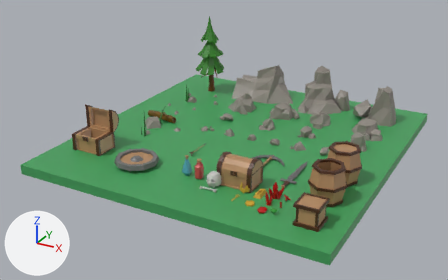
An edit to the COLLADA model SimpleScene/SimpleScene/art.scnassets/stones_and_treasure.dae, drawn before and after from the same camera.
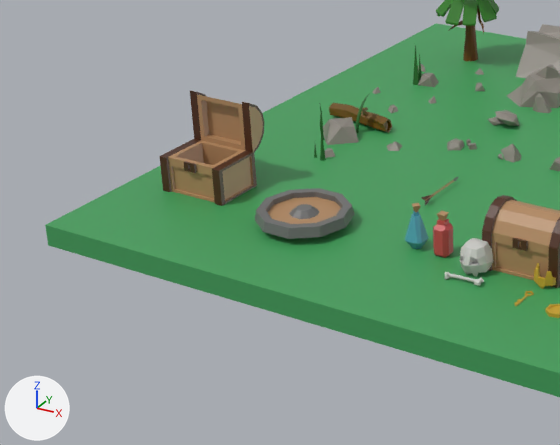
Each version is shown whole from a 50 mm lens placed at (1.67, -3.49, 1.82), pointed at (-0.33, 0.15, 0.0), then close up on the part from 0% to 56% of the width and 23% to 94% of the height. Every picture has the same lights, and +X, +Y and +Z are marked at lower left. Where no turn or scale is listed for an object, it has been applied to the vertices.

Before the edit, the objects in view are built like this:
```python
me_elixir_of0 = bpy.data.meshes.new('Elixir_Of0')
me_elixir_of0.from_pydata(...)  # 40 vertices, 76 faces; spans x -0.2988..-0.2397, y -0.477..-0.4179, z 0.0..0.1355
# faces by material slot: [10, 66]
me_elixir_of0.materials.append(mat_wood_1)  # orange #b48a62
me_elixir_of0.materials.append(mat_flask_mana)  # cyan #52a2b6
me_shield = bpy.data.meshes.new('Shield')
me_shield.from_pydata(...)  # 115 vertices, 218 faces; spans x -0.311..-0.013, y -0.25..0.033, z 0.0..0.056
# faces by material slot: [56, 30, 132]
me_shield.materials.append(mat_wood_2)  # brown #4e2a16
me_shield.materials.append(mat_wood_1)  # orange #b48a62
me_shield.materials.append(mat_stell)  # dark grey #6e6e6e
me_tree_fir = bpy.data.meshes.new('Tree_Fir')
me_tree_fir.from_pydata(...)  # 466 vertices, 932 faces; spans x -1.091..-0.832, y 0.939..1.19, z 0.0..0.678
# faces by material slot: [142, 790]
me_tree_fir.materials.append(mat_tree_fir_wood)  # brown #663a00
me_tree_fir.materials.append(mat_tree_fir_foliage)  # green #2d7d1b
ob_elixir_of0 = bpy.data.objects.new('Elixir_Of0', me_elixir_of0)
ob_elixir_of0.location = (0.0, 0.0, 0.0)
ob_shield = bpy.data.objects.new('Shield', me_shield)
ob_shield.location = (-0.482, -0.372, 0.0)
ob_tree_fir = bpy.data.objects.new('Tree_Fir', me_tree_fir)
ob_tree_fir.location = (0.0, 0.0, 0.0)
# also in view: 'Chest_Ope0' at (-1.06, -0.41, 0.06); 'Elixir_Of_' at (-0.18, -0.45, 0.07); 'Skull' at (-0.04, -0.49, 0.05); 'Ground' at (-0.23, 0.27, -0.03); 'Chest_Clos' at (0.08, -0.39, 0.09)
```
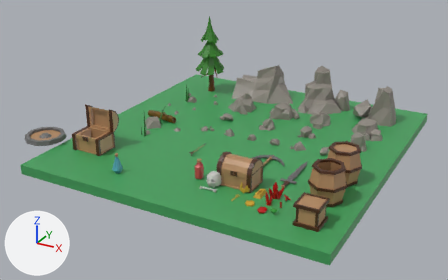
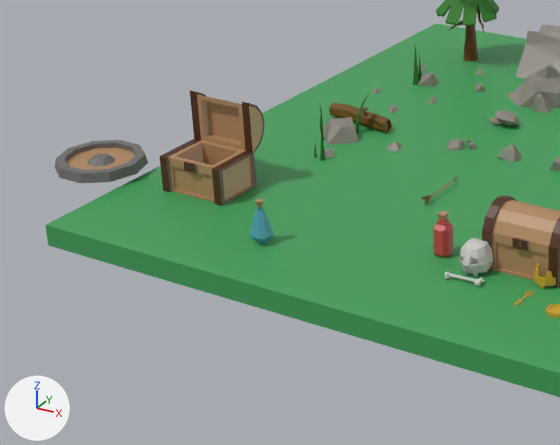
Changed parts and their boxes [x1, y1, x2, y2] in the close-ups (560 x 445 px):
'Shield', moved: before [255, 188, 355, 239]; after [55, 140, 148, 183]
'Elixir_Of0', moved: before [405, 203, 429, 249]; after [250, 199, 274, 245]

The change, as a list of edits to the scene's bpy script:
```text
Change ob_elixir_of0:
    ob_elixir_of0.location: (0.0, 0.0, 0.0) -> (-0.412, -0.193, 0.0)
Change ob_shield:
    ob_shield.location: (-0.482, -0.372, 0.0) -> (-1.295, -0.372, 0.0)
```
